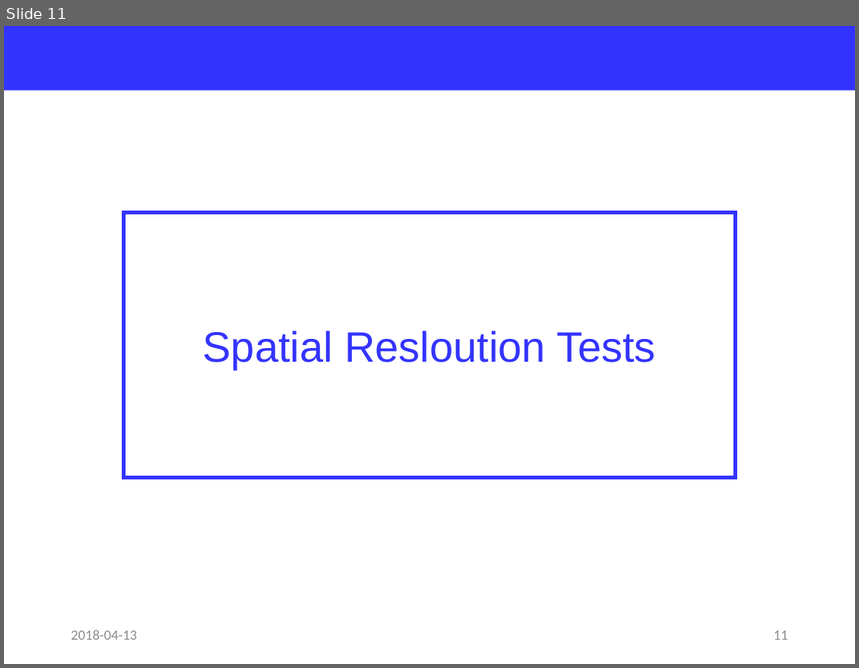
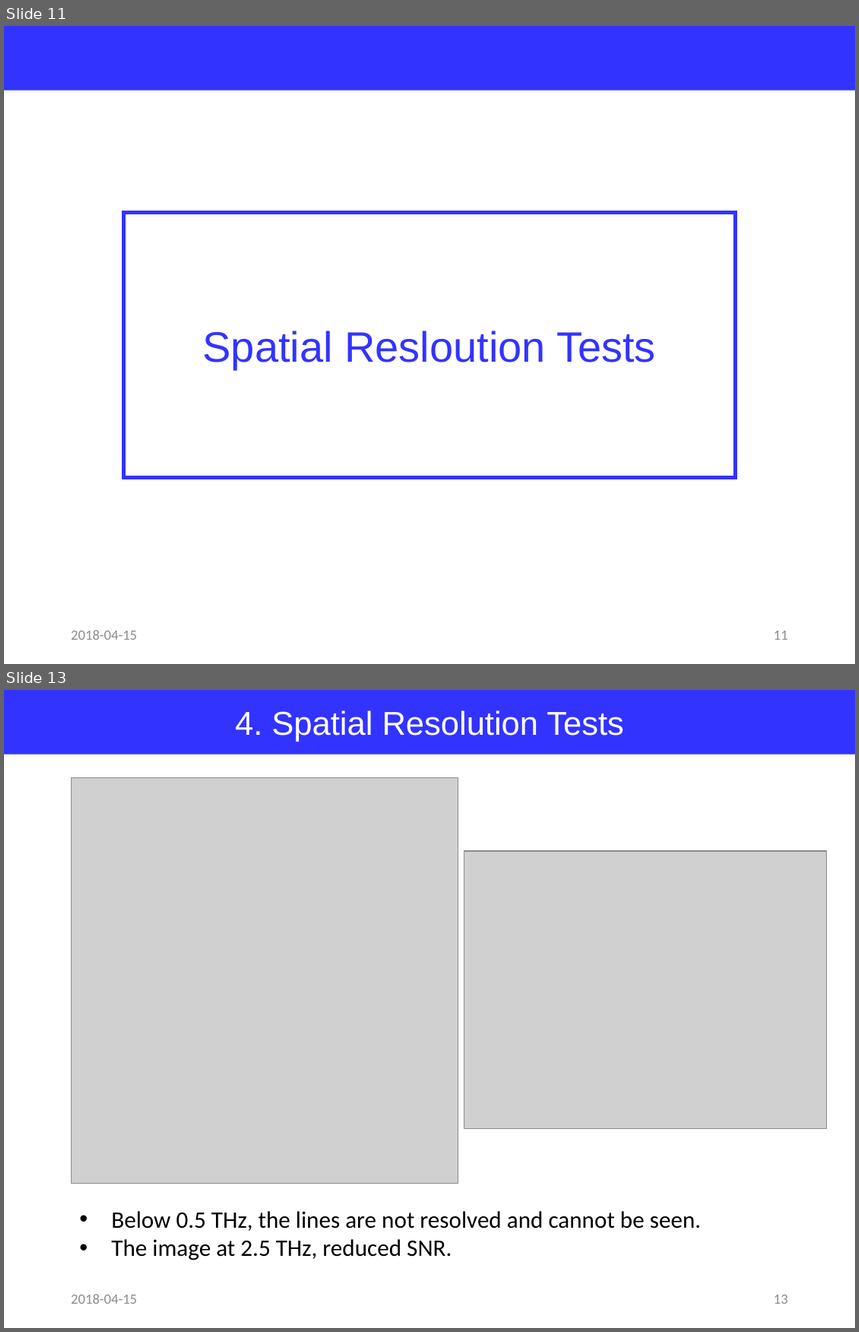
Before and after one commit to jglee96/NBTP_Lab, a slide deck: Terahertz Metrology/Ch7/Terahertz Metrology_Ch7.pptx. Shown one above the other, each under a label of ours: slide 11 before the commit, slides 11 and 13 after it; the slides between them are not shown. The pictures are 859x668 and 859x1332 pixels, drawn with LibreOffice and Linux fonts; fonts in the diff are those of the drawing; grey boxes stand for pictures. Boxes give left, top, right and bottom in pixels: in the first picture for what was removed or moved away, otherwise in the second. Text is boxed around its words. In the diff, an @@ line names an element or a change of style, - is before the commit and + after.

```diff
--- a/Terahertz Metrology/Ch7/Terahertz Metrology_Ch7.pptx
+++ b/Terahertz Metrology/Ch7/Terahertz Metrology_Ch7.pptx
@@ slide 13 added at [4,690,855,1328], background #FFFFFF @@
@@ rectangle added at [4,690,855,755], fill #3333FF, 28 pt, text #FFFFFF @@
+4. Spatial Resolution Tests
@@ picture added at [71,777,458,1184] @@
@@ picture added at [464,851,826,1129] @@
@@ text added at [111,1211,701,1261], 20 pt, text #000000 @@
+• Below 0.5 THz, the lines are not resolved and cannot be seen.
+• The image at 2.5 THz, reduced SNR.
@@ text added at [71,1294,137,1304], 12 pt, text #8C8C8C @@
+2018-04-15
@@ page number added at [774,1295,788,1304], 12 pt, text #8C8C8C @@
+13
@@ slide 11 changed as well @@
@@ text at [71,630,137,640]: text changed @@
-2018-04-13
+2018-04-15
```
Also in this commit, not shown: 14 other slides changed, 4 other slides added, 4 other files.
